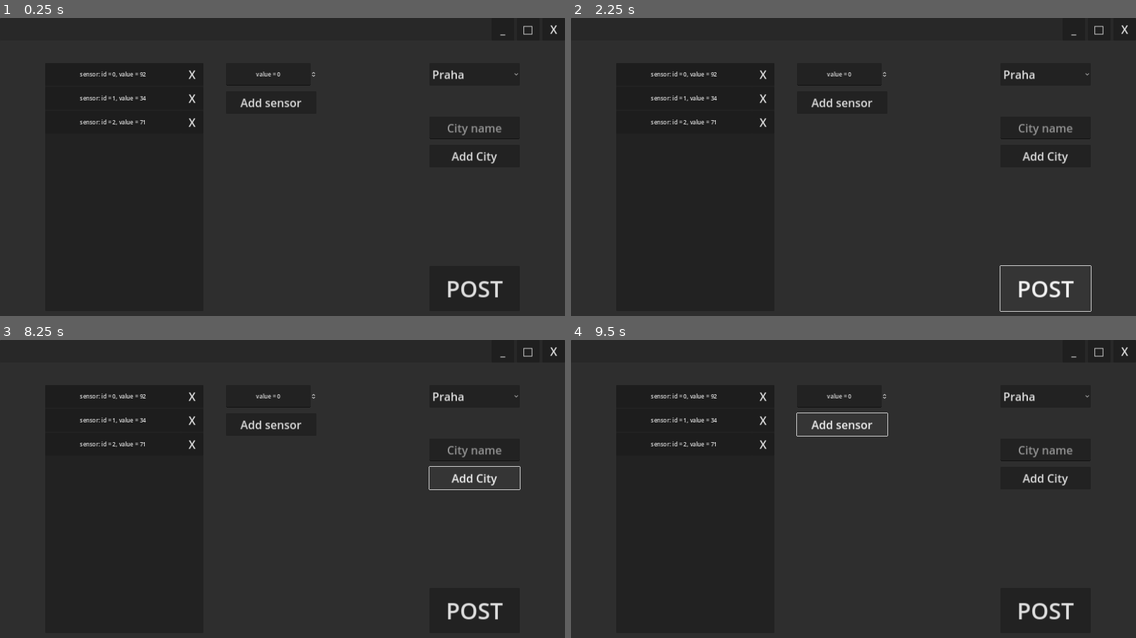
Above: before the commit, frames 1-4 (two rows, left to right).
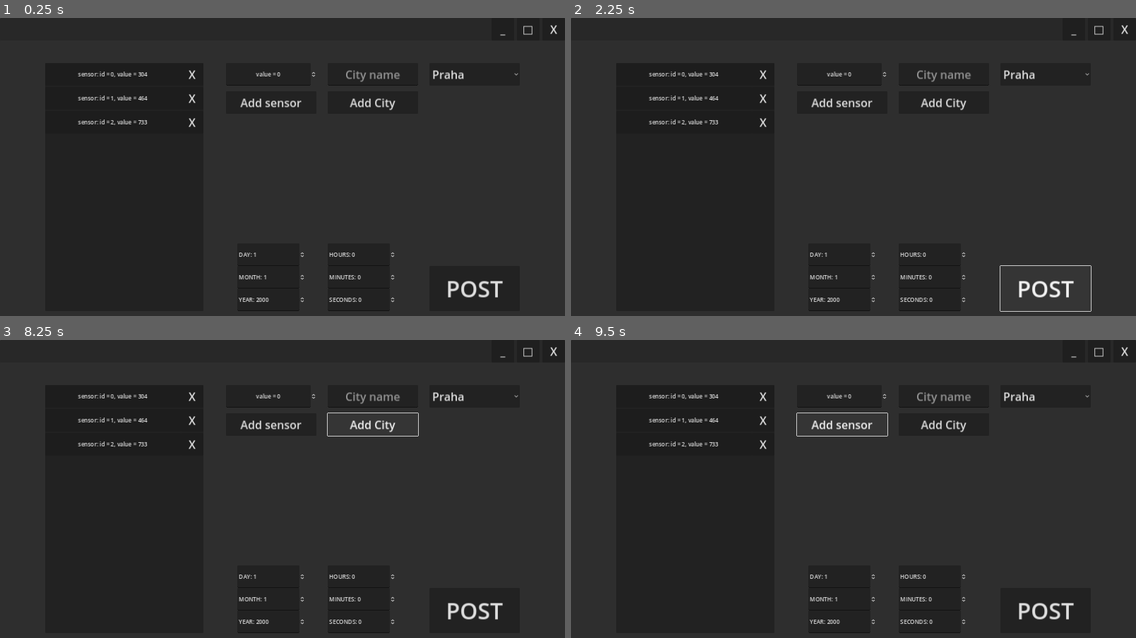
Above: after the commit, the same moments.

Repository: BlodyxCZ/Hackathon2024
Game: Godot game, scene res://main.tscn
The game is run twice, just before and just after one commit, with the same random seed, the same clock (stepped at 60 frames per second) and the same inputs. The project has no main scene, so this scene is started directly.
Inputs (mouse positions are in pixels of both pictures, inside the frame that each line leads up to):
- Up to frame 1 (0.25 s): no input
- Up to frame 2 (2.25 s): click "□" at 0.5 s; click "_" at 1.25 s; click "POST" at 2 s
- Up to frame 3 (8.25 s): click (113, 396) at 2.75 s, where only the run before the commit has a clickable "sensor: id = 0, value = 92"; click (113, 396) at 3.5 s, where only the run after the commit has a clickable "sensor: id = 0, value = 304"; click (113, 420) at 4.25 s, where only the run before the commit has a clickable "sensor: id = 1, value = 34"; click (113, 420) at 5 s, where only the run after the commit has a clickable "sensor: id = 1, value = 464"; click (113, 444) at 5.75 s, where only the run before the commit has a clickable "sensor: id = 2, value = 71"; click (113, 444) at 6.5 s, where only the run after the commit has a clickable "sensor: id = 2, value = 733"; click "Praha" at 7.25 s; click "Add City" at 8 s
- Up to frame 4 (9.5 s): click "Add sensor" at 8.75 s

The runs differ from the first frame. In frame 1, 1.3% of the frame differs, in the area x 13-92%, y 17-99%; in frame 2, 1.3%; in frame 3, 1.5%, in the area x 13-93%, y 17-99%; in frame 4, 1.3%.
Error in both runs: Invalid access to property or key 'id' on a base object of type 'Dictionary'. (res://main.gd:71)

Commit message:
hodně

Diff:
--- a/Simulation/src/DATABASE.gd
+++ b/Simulation/src/DATABASE.gd
@@ -1,7 +1,8 @@
 extends Node
 
+# YYYY-MM-DD HH:MM:SS.MS
+var time = Time.get_unix_time_from_datetime_string("2020-07-10 15:00:00.000")
 
-var time = "00:00:00" # format = HH:MM:SS
 @onready var data: Array = [
 	{
 		"place_id": 0,
@@ -9,13 +10,13 @@
 		"sensors": [
 			{
 				"sensor_id": 0,
-				"sensor_value": randi_range(0, 100)
+				"sensor_value": randi_range(300, 1000)
 			}, {
 				"sensor_id": 1,
-				"sensor_value": randi_range(0, 100)
+				"sensor_value": randi_range(300, 1000)
 			}, {
 				"sensor_id": 2,
-				"sensor_value": randi_range(0, 100)
+				"sensor_value": randi_range(300, 1000)
 			}
 		]
 	}, {
@@ -24,13 +25,13 @@
 		"sensors": [
 			{
 				"sensor_id": 0,
-				"sensor_value": randi_range(0, 100)
+				"sensor_value": randi_range(300, 1000)
 			}, {
 				"sensor_id": 1,
-				"sensor_value": randi_range(0, 100)
+				"sensor_value": randi_range(300, 1000)
 			}, {
 				"sensor_id": 2,
-				"sensor_value": randi_range(0, 100)
+				"sensor_value": randi_range(300, 1000)
 			}
 		]
 	}, {
@@ -39,13 +40,13 @@
 		"sensors": [
 			{
 				"sensor_id": 0,
-				"sensor_value": randi_range(0, 100)
+				"sensor_value": randi_range(300, 1000)
 			}, {
 				"sensor_id": 1,
-				"sensor_value": randi_range(0, 100)
+				"sensor_value": randi_range(300, 1000)
 			}, {
 				"sensor_id": 2,
-				"sensor_value": randi_range(0, 100)
+				"sensor_value": randi_range(300, 1000)
 			}
 		]
 	}, {
@@ -54,13 +55,13 @@
 		"sensors": [
 			{
 				"sensor_id": 0,
-				"sensor_value": randi_range(0, 100)
+				"sensor_value": randi_range(300, 1000)
 			}, {
 				"sensor_id": 1,
-				"sensor_value": randi_range(0, 100)
+				"sensor_value": randi_range(300, 1000)
 			}, {
 				"sensor_id": 2,
-				"sensor_value": randi_range(0, 100)
+				"sensor_value": randi_range(300, 1000)
 			}
 		]
 	}, {
@@ -69,14 +70,17 @@
 		"sensors": [
 			{
 				"sensor_id": 0,
-				"sensor_value": randi_range(0, 100)
+				"sensor_value": randi_range(300, 1000)
 			}, {
 				"sensor_id": 1,
-				"sensor_value": randi_range(0, 100)
+				"sensor_value": randi_range(300, 1000)
 			}, {
 				"sensor_id": 2,
-				"sensor_value": randi_range(0, 100)
+				"sensor_value": randi_range(300, 1000)
 			}
 		]
 	}
 ]
+
+func _ready():
+	print(time)
--- a/Simulation/src/main.gd
+++ b/Simulation/src/main.gd
@@ -8,7 +8,7 @@
 @onready var sensor_container = $Panel/sensors/sensors
 @onready var id_select = $Panel/id_select
 @onready var city_name = $Panel/add_city/city_name
-@onready var sensor_value = $add_sensor/sensor_value
+@onready var sensor_value = $Panel/add_sensor/sensor_value
 
 @onready var screen_size = DisplayServer.screen_get_size()
 @onready var last_window_size = DisplayServer.window_get_size()
--- a/Simulation/src/main.tscn
+++ b/Simulation/src/main.tscn
@@ -96,13 +96,12 @@
 
 [node name="add_city" type="Button" parent="Panel"]
 layout_mode = 0
-offset_left = 1216.0
-offset_top = 360.0
-offset_right = 1472.0
-offset_bottom = 424.0
+offset_left = 928.0
+offset_top = 208.0
+offset_right = 1184.0
+offset_bottom = 272.0
 theme_override_font_sizes/font_size = 32
 text = "Add City"
-metadata/_edit_lock_ = true
 
 [node name="city_name" type="LineEdit" parent="Panel/add_city"]
 layout_mode = 0
@@ -132,6 +131,66 @@
 alignment = 1
 prefix = "value ="
 metadata/_edit_lock_ = true
+
+[node name="date" type="VBoxContainer" parent="Panel"]
+layout_mode = 0
+offset_left = 672.0
+offset_top = 640.0
+offset_right = 864.0
+offset_bottom = 832.0
+theme_override_constants/separation = 0
+metadata/_edit_group_ = true
+
+[node name="SpinBox" type="SpinBox" parent="Panel/date"]
+custom_minimum_size = Vector2(0, 64)
+layout_mode = 2
+min_value = 1.0
+max_value = 31.0
+value = 1.0
+prefix = "DAY:"
+
+[node name="SpinBox2" type="SpinBox" parent="Panel/date"]
+custom_minimum_size = Vector2(0, 64)
+layout_mode = 2
+min_value = 1.0
+max_value = 12.0
+value = 1.0
+prefix = "MONTH:"
+
+[node name="SpinBox3" type="SpinBox" parent="Panel/date"]
+custom_minimum_size = Vector2(0, 64)
+layout_mode = 2
+min_value = 1800.0
+max_value = 2024.0
+value = 2000.0
+prefix = "YEAR:"
+
+[node name="time" type="VBoxContainer" parent="Panel"]
+layout_mode = 0
+offset_left = 928.0
+offset_top = 640.0
+offset_right = 1120.0
+offset_bottom = 832.0
+theme_override_constants/separation = 0
+metadata/_edit_group_ = true
+
+[node name="SpinBox" type="SpinBox" parent="Panel/time"]
+custom_minimum_size = Vector2(0, 64)
+layout_mode = 2
+max_value = 24.0
+prefix = "HOURS:"
+
+[node name="SpinBox2" type="SpinBox" parent="Panel/time"]
+custom_minimum_size = Vector2(0, 64)
+layout_mode = 2
+max_value = 59.0
+prefix = "MINUTES:"
+
+[node name="SpinBox3" type="SpinBox" parent="Panel/time"]
+custom_minimum_size = Vector2(0, 64)
+layout_mode = 2
+max_value = 59.0
+prefix = "SECONDS:"
 
 [node name="HTTPRequest" type="HTTPRequest" parent="."]
 script = ExtResource("2_7gd1d")
